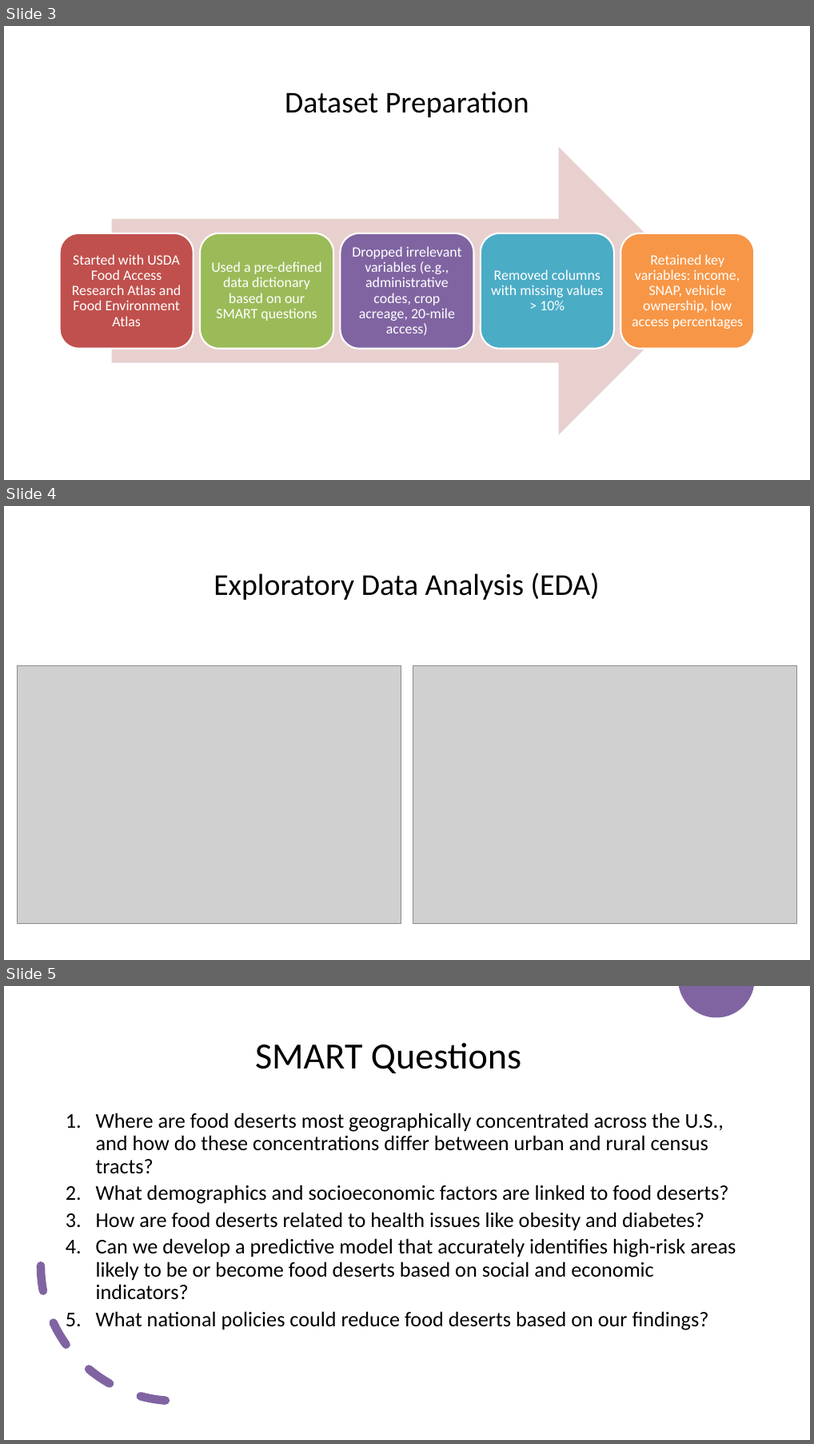
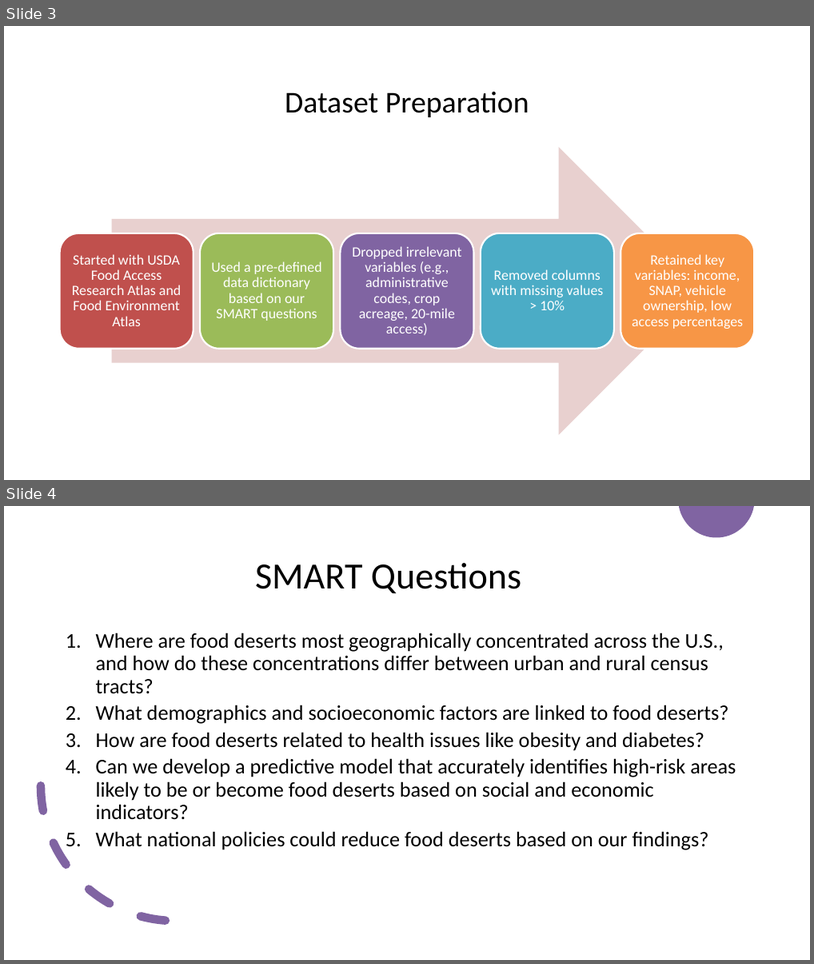
Before and after one commit to Asbetos/DATS6101_final_project, a slide deck: presentation/Presentation Slides- Food deserts in US.pptx. Shown one above the other, each under a label of ours: slides 3, 4 and 5 before the commit, slides 3 and 4 after it. The pictures are 814x1444 and 814x964 pixels, drawn with LibreOffice and Linux fonts; fonts in the diff are those of the drawing; grey boxes stand for pictures. Boxes give left, top, right and bottom in pixels: in the first picture for what was removed or moved away, otherwise in the second. Text is boxed around its words. In the diff, an @@ line names an element or a change of style, - is before the commit and + after.

```diff
--- a/presentation/Presentation Slides- Food deserts in US.pptx
+++ b/presentation/Presentation Slides- Food deserts in US.pptx
@@ slide 4 removed at [4, 506, 810, 960], background #FFFFFF @@
@@ title removed at [214, 572, 600, 600] @@
-Exploratory Data Analysis (EDA)
@@ picture removed at [18, 666, 402, 923] @@
@@ picture removed at [414, 666, 798, 923] @@
@@ what was slide 5 is now slide 4 @@
```
Also in this commit, not shown: 7 slides changed, 2 slides added, 12 other files.
